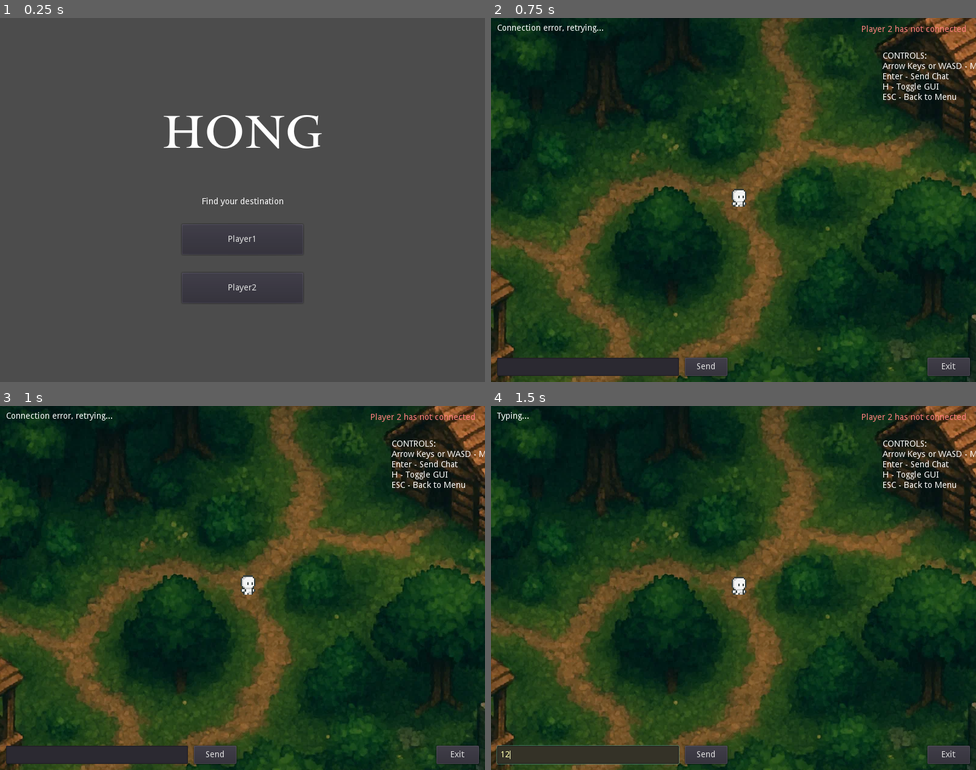
Above: before the commit, frames 1-4 (two rows, left to right).
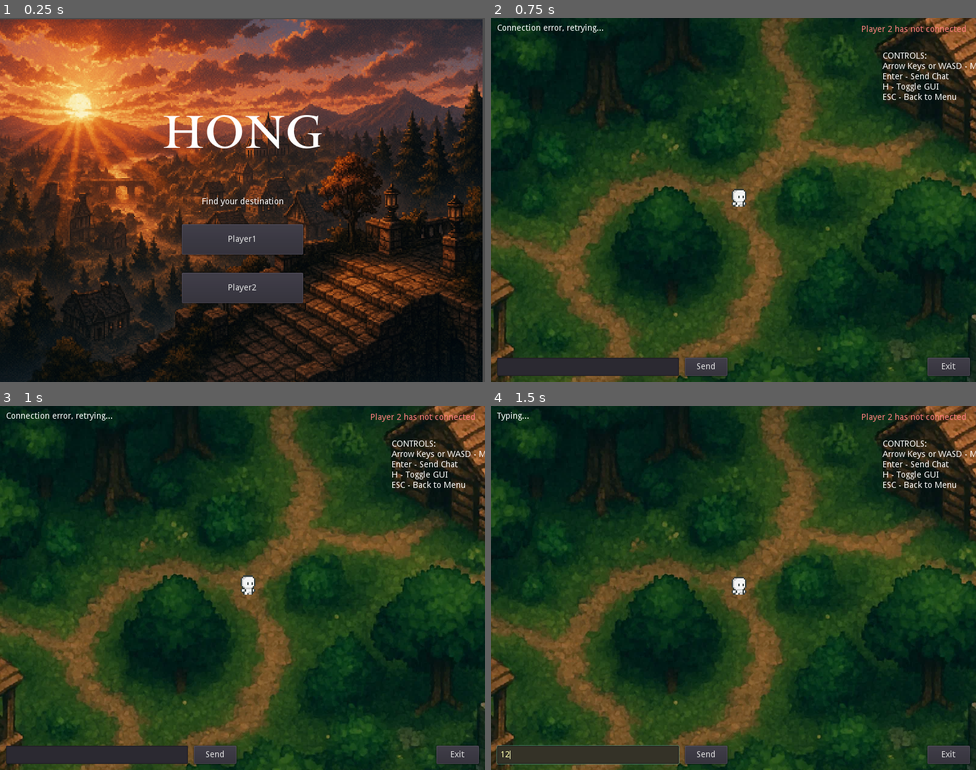
Above: after the commit, the same moments.

Repository: AshinMc/Hong
Game: Godot game, scene res://Scenes/MainMenu.tscn
The game is run twice, just before and just after one commit, with the same random seed, the same clock (stepped at 60 frames per second) and the same inputs.
Inputs (mouse positions are in pixels of both pictures, inside the frame that each line leads up to):
- Up to frame 1 (0.25 s): no input
- Up to frame 2 (0.75 s): click "Player1" at 0.5 s
- Up to frame 3 (1 s): no input
- Up to frame 4 (1.5 s): click (588, 755) at 1.27 s; type "12" at 1.35 s

The runs differ from the first frame. In frame 1, 91% of the frame differs, in the area x 0-100%, y 0-100%; in frame 2, nothing differs; in frame 3, nothing differs; in frame 4, nothing differs.

Commit message:
added Exports

Diff:
--- a/Scenes/MainMenu.tscn
+++ b/Scenes/MainMenu.tscn
@@ -52,7 +52,6 @@
 align = 1
 
 [node name="MainMenuBack" type="Sprite" parent="."]
-visible = false
-position = Vector2( 420, 294 )
+position = Vector2( 343, 304 )
 scale = Vector2( 0.589844, 0.589844 )
 texture = ExtResource( 3 )
Not shown, added: export_presets.cfg
Not shown, changed: .gitignore
Not shown, added: Exports/Hong Beta 3 0.0.1.exe
Not shown, changed: start_game.bat
